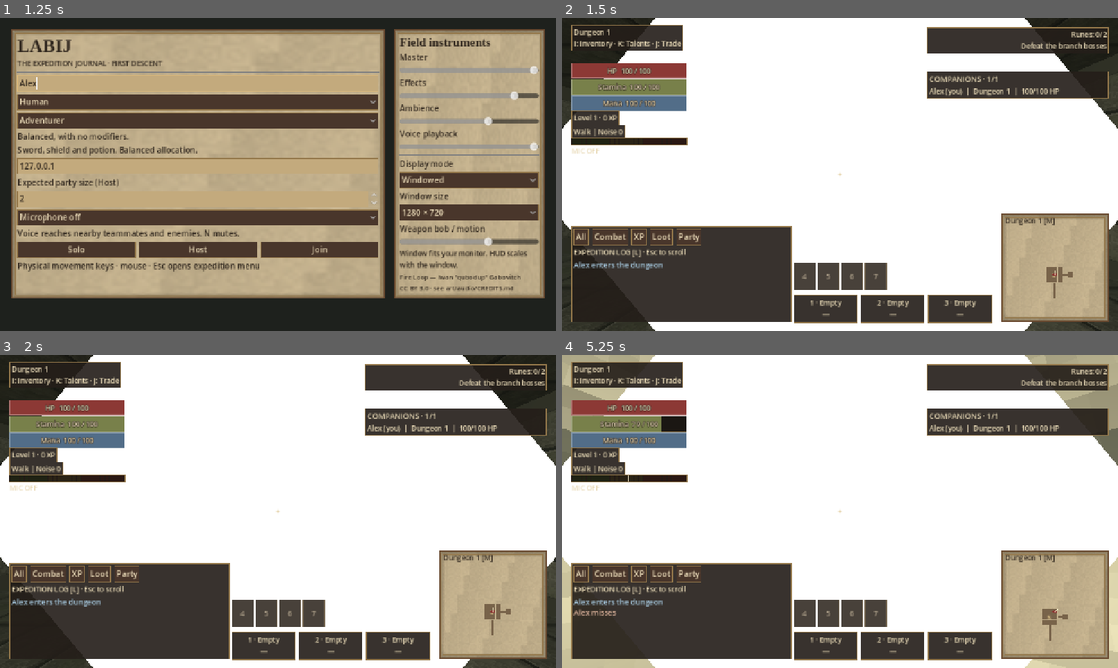
Above: before the commit, frames 1-4 (two rows, left to right).
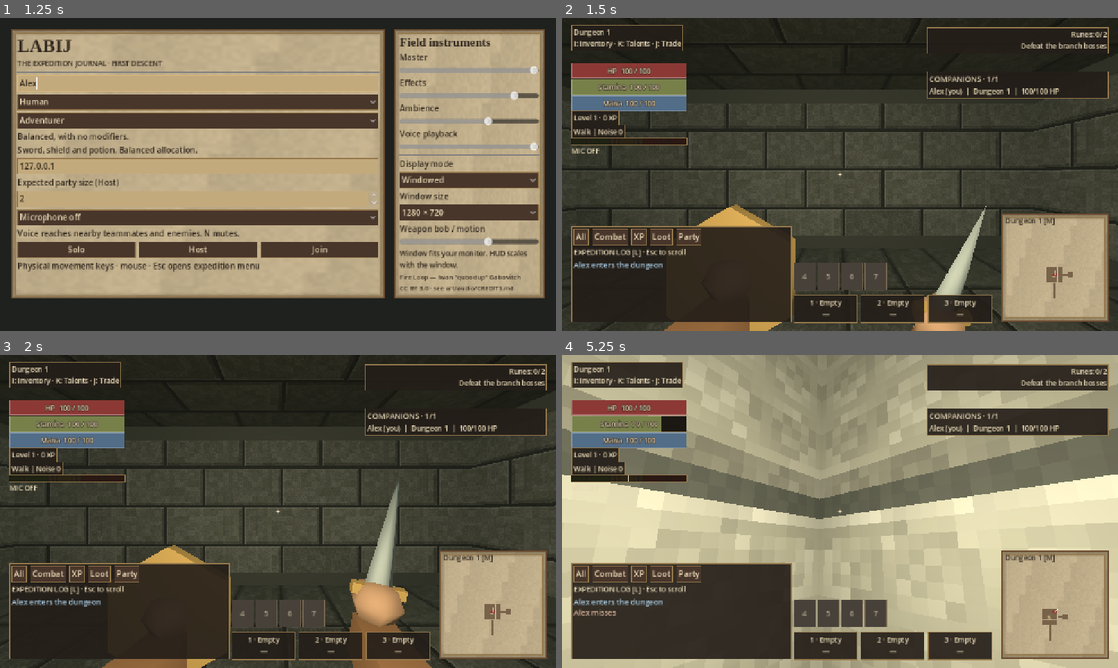
Above: after the commit, the same moments.

Repository: tdonnenfeld/LABIJ
Game: Godot game, scene res://game/main.tscn
Same seed, same stepped clock (60 frames per second), same inputs: the game is played once before the commit and once after it. Sound files missing from this copy of the repository are replaced by a short silence.
Inputs (mouse positions are in pixels of both pictures, inside the frame that each line leads up to):
- Up to frame 1 (1.25 s): click (200, 83) at 0.52 s; type "Alex" at 0.6 s
- Up to frame 2 (1.5 s): click "Solo" at 1.25 s
- Up to frame 3 (2 s): no input
- Up to frame 4 (5.25 s): click "All" at 2 s; tap Enter at 2.75 s; move the mouse to (867, 511) at 2.77 s; hold Shift 2.78-3.53 s; hold W from 2.78 s (still down); click (867, 511) at 2.92 s; move the mouse to (812, 511) at 3.52 s; tap 0 at 3.6 s; move the mouse to (851, 505) at 4.27 s; hold Alt 4.28-5.03 s; move the mouse to (834, 517) at 5.02 s; tap Ctrl at 5.1 s; click (834, 517) at 5.17 s

Frame 1 is identical in both runs. In frame 2, 60% of the frame differs, in the area x 0-100%, y 0-100%; in frame 3, 60%; in frame 4, 60%.
Error in both runs: Invalid call to function 'animate' in base 'Node3D (actor_rig.gd)'. Expected 8 argument(s). (res://game/world.gd:296)

Commit message:
Provide normalized animation timing for player rigs

Diff:
--- a/game/player.gd
+++ b/game/player.gd
@@ -247,12 +247,18 @@
 		collision_layer = 0
 		collision_mask = 0
 
-func update_hands(delta: float, motion: float = 1.0) -> void:
+func update_hands(delta: float, motion: float = 1.0, remote: bool = false) -> void:
+	if remote:
+		attack_timer = maxf(0.0, attack_timer - delta)
+		cast_timer = maxf(0.0, cast_timer - delta)
+	var weapon = Catalog.get_item(inventory.weapon)
+	var duration: float = (weapon.windup if attack_phase == 1 else weapon.recovery) * attack_speed_factor()
+	var progress := clampf(1.0 - attack_timer / maxf(duration, 0.001), 0.0, 1.0)
 	if hands:
 		hands.animate(self, delta, motion)
 	if character_rig:
 		character_rig.equip_inventory(inventory)
-		character_rig.animate(delta, health > 0.0, attack_phase, false, hurt_timer > 0, blocking, cast_id != "")
+		character_rig.animate(delta, health > 0.0, 1 if bow_drawing else attack_phase, false, hurt_timer > 0, blocking, cast_id != "", 0.0, bow_charge if bow_drawing else progress)
 
 func use_item(index: int) -> bool:
 	if health <= 0 or attack_phase != 0 or cast_id != "" or index < 0 or index >= inventory.items.size():
